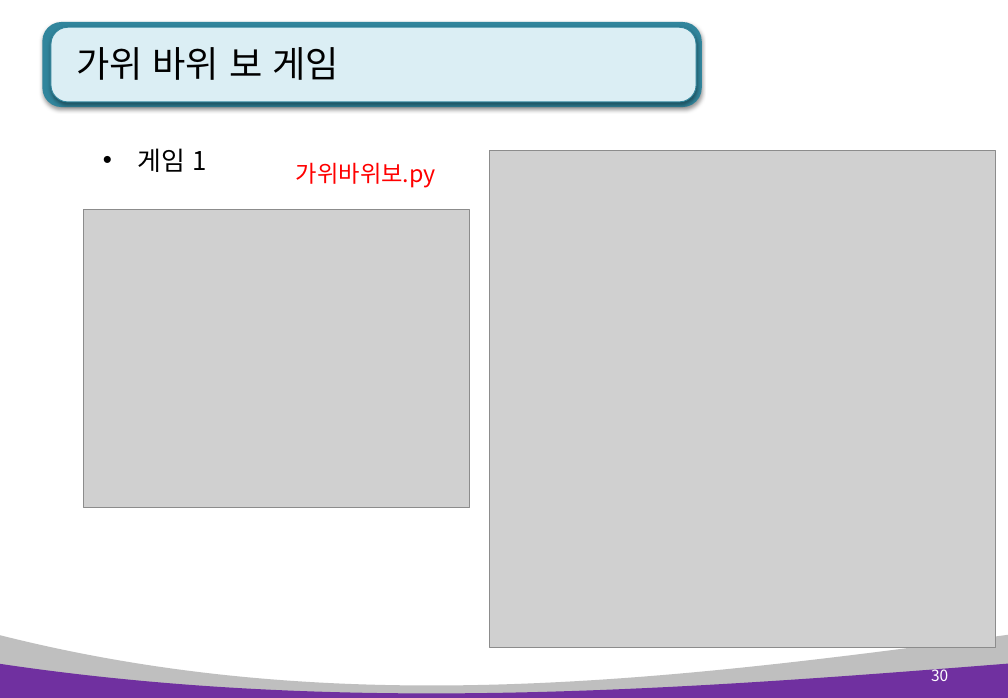
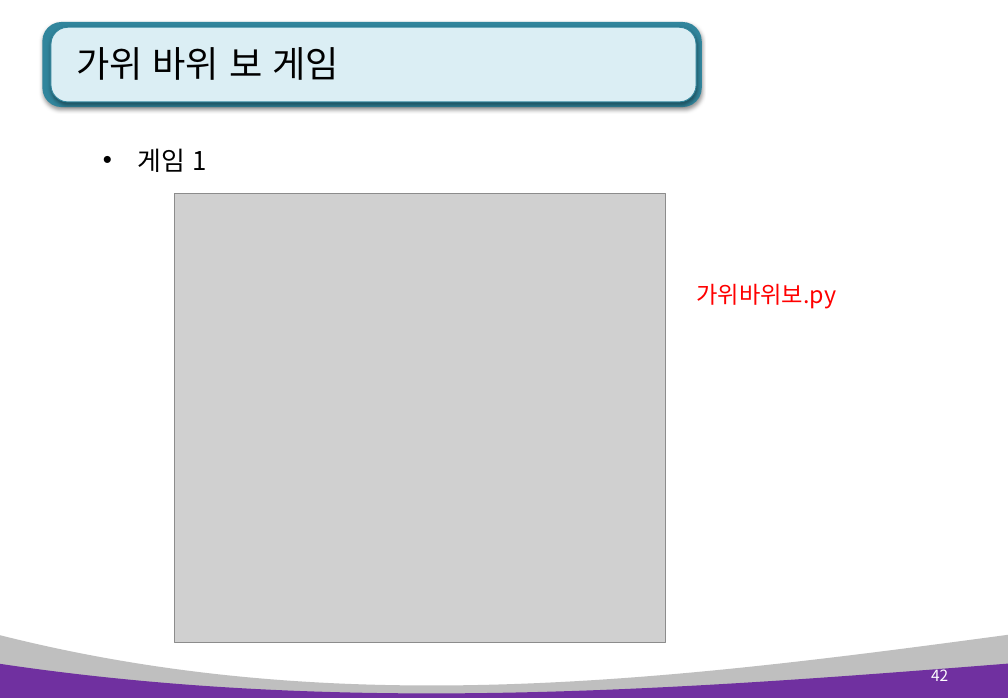
Before and after one commit to pshho/ngreen_project, a slide deck: slide 42 of pyWorks/자료/python_ppt/Python 6장. 모듈 .pptx (slide 30 before the commit). Drawn at 1008x698 pixels with LibreOffice and Linux fonts; fonts in the diff are those of the drawing; grey boxes stand for pictures. Boxes give left, top, right and bottom in pixels: in the first picture for what was removed or moved away, otherwise in the second. Text is boxed around its words. In the diff, an @@ line names an element or a change of style, - is before the commit and + after.

```diff
--- a/pyWorks/자료/python_ppt/Python 6장. 모듈 .pptx
+++ b/pyWorks/자료/python_ppt/Python 6장. 모듈 .pptx
@@ picture removed at (490,151,996,647) @@
@@ picture removed at (84,209,470,507) @@
@@ picture added at (174,194,665,642) @@
@@ text "가위바위보.py": place and size @@
-text "가위바위보.py" at (296,162,436,188)
+text "가위바위보.py" at (696,283,836,309)
@@ page number at (931,666,948,681): text changed @@
-30
+42
```
Also in this commit, not shown: 1 other slide changed, 2 slides added, 36 other files.
